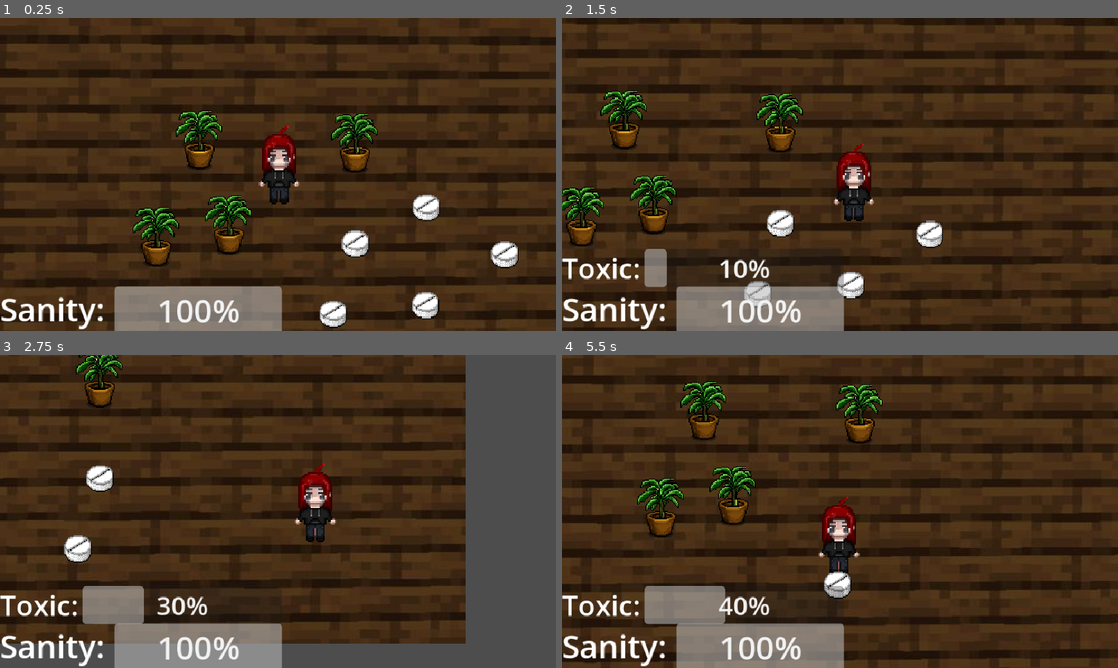
Above: before the commit, frames 1-4 (two rows, left to right).
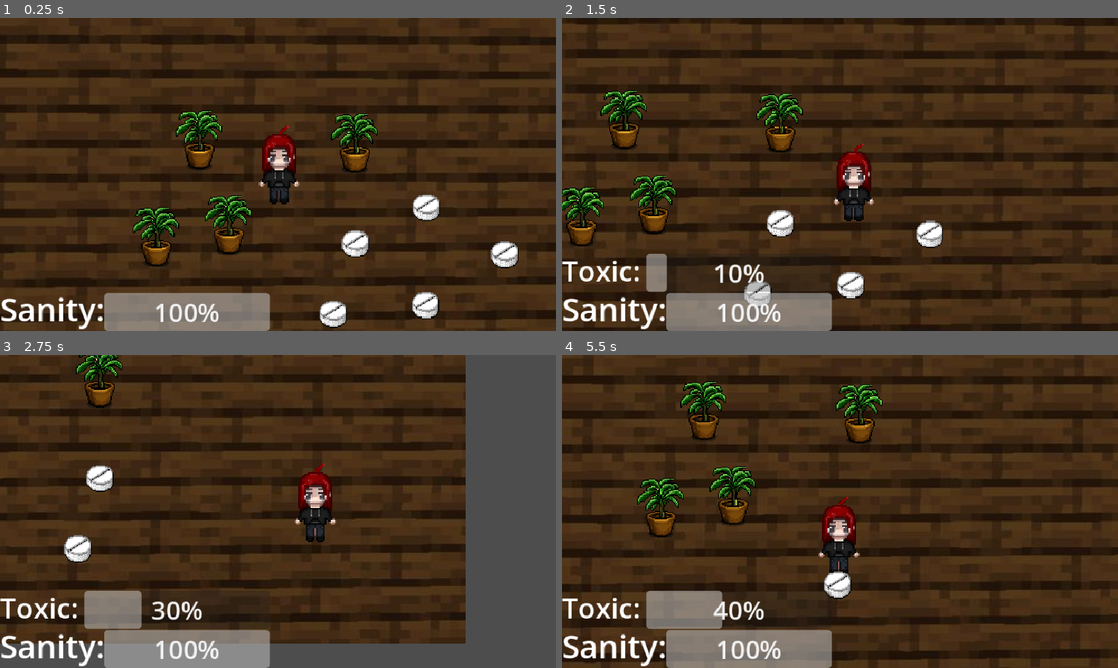
Above: after the commit, the same moments.

Repository: Tafi0405/Charlotte
Game: Godot game, scene res://piso.tscn
Same seed, same stepped clock (60 frames per second), same inputs: the game is played once before the commit and once after it.
Inputs:
- Up to frame 1 (0.25 s): no input
- Up to frame 2 (1.5 s): tap Enter at 0.5 s; hold D 0.53-1.28 s; hold Shift 0.53-1.28 s; hold S from 1.28 s (still down); tap Shift at 1.35 s
- Up to frame 3 (2.75 s): release S at 2.03 s; hold D from 2.03 s (still down); hold Shift from 2.03 s (still down)
- Up to frame 4 (5.5 s): release D at 2.78 s; release Shift at 2.78 s; hold W 2.78-3.53 s; tap Shift at 2.85, 4.35 s; hold Shift 3.53-4.28 s; hold A 3.53-5.03 s; hold S from 5.03 s (still down); hold Shift from 5.03 s (still down)

The runs differ from the first frame. In frame 1, 1.8% of the frame differs, in the area x 18-51%, y 85-100%; in frame 2, 2.8%; in frame 3, 2.9%; in frame 4, 3.0%, in the area x 0-51%, y 73-100%.

Commit message:
GUI hecho cómo objeto editable

Diff:
--- a/gui.tscn
+++ b/gui.tscn
@@ -1,11 +1,46 @@
-[gd_scene format=3 uid="uid://cwpmxm2uj3fpj"]
+[gd_scene load_steps=3 format=3 uid="uid://cwpmxm2uj3fpj"]
+
+[ext_resource type="Script" uid="uid://dleibv5c5cw28" path="res://toxic.gd" id="1_6lon5"]
+[ext_resource type="Script" uid="uid://bcejren7mmegs" path="res://sanity.gd" id="2_q8o8l"]
 
 [node name="GUI" type="CanvasLayer"]
 
-[node name="Label" type="Label" parent="."]
-offset_left = 1.0
-offset_top = 430.0
-offset_right = 210.0
-offset_bottom = 485.0
+[node name="Toxic" type="Label" parent="."]
+anchors_preset = 2
+anchor_top = 1.0
+anchor_bottom = 1.0
+offset_top = -125.0
+offset_right = 133.0
+offset_bottom = -64.0
+grow_vertical = 0
+theme_override_font_sizes/font_size = 44
+text = "Toxic: "
+
+[node name="ProgressBar" type="ProgressBar" parent="Toxic"]
+layout_mode = 0
+offset_left = 131.0
+offset_top = 5.0
+offset_right = 419.0
+offset_bottom = 64.0
 theme_override_font_sizes/font_size = 40
-text = "Sanity: 100"
+script = ExtResource("1_6lon5")
+
+[node name="Sanity" type="Label" parent="."]
+anchors_preset = 2
+anchor_top = 1.0
+anchor_bottom = 1.0
+offset_top = -23.0
+offset_right = 57.0
+grow_vertical = 0
+theme_override_font_sizes/font_size = 50
+text = "Sanity: "
+
+[node name="ProgressBar" type="ProgressBar" parent="Sanity"]
+layout_mode = 0
+offset_left = 162.0
+offset_top = 10.0
+offset_right = 419.0
+offset_bottom = 69.0
+theme_override_font_sizes/font_size = 40
+value = 100.0
+script = ExtResource("2_q8o8l")
--- a/piso.tscn
+++ b/piso.tscn
@@ -1,12 +1,11 @@
-[gd_scene format=3 uid="uid://dlqgf853sy0ml"]
+[gd_scene load_steps=12 format=3 uid="uid://dlqgf853sy0ml"]
 
 [ext_resource type="Texture2D" uid="uid://h6xjte3notaq" path="res://Assets/madera oscura.jpg" id="1_kijln"]
 [ext_resource type="PackedScene" uid="uid://b8ciwep4g21xx" path="res://planta.tscn" id="2_t6b2e"]
 [ext_resource type="PackedScene" uid="uid://c5al5wncvlm8c" path="res://charlotte.tscn" id="3_hc6nc"]
 [ext_resource type="PackedScene" uid="uid://cmoral3tumpmy" path="res://character_body_2d.tscn" id="4_t6b2e"]
-[ext_resource type="Script" uid="uid://bcejren7mmegs" path="res://sanity.gd" id="5_hc6nc"]
 [ext_resource type="PackedScene" uid="uid://cr3kgrmpaec6m" path="res://drug.tscn" id="6_0g0i5"]
-[ext_resource type="Script" uid="uid://dleibv5c5cw28" path="res://toxic.gd" id="6_18jpq"]
+[ext_resource type="PackedScene" uid="uid://cwpmxm2uj3fpj" path="res://gui.tscn" id="7_18jpq"]
 [ext_resource type="PackedScene" uid="uid://bfa6kgnx2npom" path="res://menu_pausa.tscn" id="8_85bst"]
 
 [sub_resource type="RectangleShape2D" id="RectangleShape2D_kijln"]
@@ -21,115 +20,74 @@
 [sub_resource type="RectangleShape2D" id="RectangleShape2D_0g0i5"]
 size = Vector2(1, 486)
 
-[node name="piso" type="Node2D" unique_id=1315715198]
+[node name="piso" type="Node2D"]
 y_sort_enabled = true
 position = Vector2(28, -6)
 
-[node name="MaderaOscura" type="Sprite2D" parent="." unique_id=512263331]
+[node name="MaderaOscura" type="Sprite2D" parent="."]
 z_index = -1
 position = Vector2(441.00003, 167.00002)
 scale = Vector2(3.556, 3)
 texture = ExtResource("1_kijln")
 
-[node name="Planta" parent="." unique_id=1968055637 instance=ExtResource("2_t6b2e")]
+[node name="Planta" parent="." instance=ExtResource("2_t6b2e")]
 position = Vector2(75, 398)
 
-[node name="Planta2" parent="." unique_id=230530528 instance=ExtResource("2_t6b2e")]
+[node name="Planta2" parent="." instance=ExtResource("2_t6b2e")]
 position = Vector2(663, 121)
 
-[node name="Planta3" parent="." unique_id=2083795615 instance=ExtResource("2_t6b2e")]
+[node name="Planta3" parent="." instance=ExtResource("2_t6b2e")]
 position = Vector2(202, 111)
 
-[node name="Planta4" parent="." unique_id=1196163658 instance=ExtResource("2_t6b2e")]
+[node name="Planta4" parent="." instance=ExtResource("2_t6b2e")]
 position = Vector2(289, 362)
 
-[node name="Charlotte" parent="." unique_id=651545189 instance=ExtResource("3_hc6nc")]
+[node name="Charlotte" parent="." instance=ExtResource("3_hc6nc")]
 position = Vector2(431, 191)
 
-[node name="Camera2D" type="Camera2D" parent="Charlotte" unique_id=1111855612]
+[node name="Camera2D" type="Camera2D" parent="Charlotte"]
 position = Vector2(4, 9)
 zoom = Vector2(0.525, 0.525)
 position_smoothing_enabled = true
 
-[node name="Límites" type="StaticBody2D" parent="." unique_id=16439234]
+[node name="Límites" type="StaticBody2D" parent="."]
 position = Vector2(-834, -572)
 scale = Vector2(3, 3)
 
-[node name="CollisionShape2D" type="CollisionShape2D" parent="Límites" unique_id=901881353]
+[node name="CollisionShape2D" type="CollisionShape2D" parent="Límites"]
 position = Vector2(423.00003, -0.5)
 shape = SubResource("RectangleShape2D_kijln")
 
-[node name="CollisionShape2D2" type="CollisionShape2D" parent="Límites" unique_id=330151198]
+[node name="CollisionShape2D2" type="CollisionShape2D" parent="Límites"]
 position = Vector2(424, 484)
 shape = SubResource("RectangleShape2D_t6b2e")
 
-[node name="CollisionShape2D3" type="CollisionShape2D" parent="Límites" unique_id=572971835]
+[node name="CollisionShape2D3" type="CollisionShape2D" parent="Límites"]
 position = Vector2(-16, 242)
 shape = SubResource("RectangleShape2D_hc6nc")
 
-[node name="CollisionShape2D4" type="CollisionShape2D" parent="Límites" unique_id=197347987]
+[node name="CollisionShape2D4" type="CollisionShape2D" parent="Límites"]
 position = Vector2(863, 242)
 shape = SubResource("RectangleShape2D_0g0i5")
 
-[node name="Enemigo" parent="." unique_id=575139256 instance=ExtResource("4_t6b2e")]
+[node name="Enemigo" parent="." instance=ExtResource("4_t6b2e")]
 position = Vector2(1525, -361)
 
-[node name="CanvasLayer" type="CanvasLayer" parent="." unique_id=2071225523]
-
-[node name="Sanity" type="Label" parent="CanvasLayer" unique_id=862367031]
-anchors_preset = 2
-anchor_top = 1.0
-anchor_bottom = 1.0
-offset_top = -69.0
-offset_right = 162.0
-grow_vertical = 0
-theme_override_font_sizes/font_size = 50
-text = "Sanity:"
-
-[node name="ProgressBar" type="ProgressBar" parent="CanvasLayer/Sanity" unique_id=614416721]
-layout_mode = 0
-offset_left = 178.0
-offset_right = 438.0
-offset_bottom = 73.0
-theme_override_colors/font_color = Color(0.95, 0.95, 0.95, 1)
-theme_override_colors/font_outline_color = Color(0.9691369, 0.9691369, 0.9691368, 1)
-theme_override_font_sizes/font_size = 50
-value = 100.0
-script = ExtResource("5_hc6nc")
-
-[node name="Toxic" type="Label" parent="CanvasLayer" unique_id=1060991427]
-anchors_preset = 2
-anchor_top = 1.0
-anchor_bottom = 1.0
-offset_top = -129.0
-offset_right = 122.0
-offset_bottom = -68.0
-grow_vertical = 0
-theme_override_font_sizes/font_size = 44
-text = "Toxic:"
-
-[node name="ProgressBar" type="ProgressBar" parent="CanvasLayer/Toxic" unique_id=1026488509]
-layout_mode = 0
-offset_left = 128.0
-offset_top = 2.0
-offset_right = 438.0
-offset_bottom = 61.0
-theme_override_font_sizes/font_size = 40
-script = ExtResource("6_18jpq")
-
-[node name="Drug" parent="." unique_id=1703831560 instance=ExtResource("6_0g0i5")]
+[node name="Drug" parent="." instance=ExtResource("6_0g0i5")]
 position = Vector2(664, 405)
 
-[node name="Drug2" parent="." unique_id=565282421 instance=ExtResource("6_0g0i5")]
+[node name="Drug2" parent="." instance=ExtResource("6_0g0i5")]
 position = Vector2(874, 298)
 
-[node name="Drug3" parent="." unique_id=920946216 instance=ExtResource("6_0g0i5")]
+[node name="Drug3" parent="." instance=ExtResource("6_0g0i5")]
 position = Vector2(1106, 437)
 
-[node name="Drug4" parent="." unique_id=112597764 instance=ExtResource("6_0g0i5")]
+[node name="Drug4" parent="." instance=ExtResource("6_0g0i5")]
 position = Vector2(872, 587)
 
-[node name="Drug5" parent="." unique_id=1976664896 instance=ExtResource("6_0g0i5")]
+[node name="Drug5" parent="." instance=ExtResource("6_0g0i5")]
 position = Vector2(598, 613)
 
-[node name="MenuPausa" parent="." unique_id=553757121 instance=ExtResource("8_85bst")]
+[node name="MenuPausa" parent="." instance=ExtResource("8_85bst")]
+
+[node name="GUI" parent="." instance=ExtResource("7_18jpq")]
